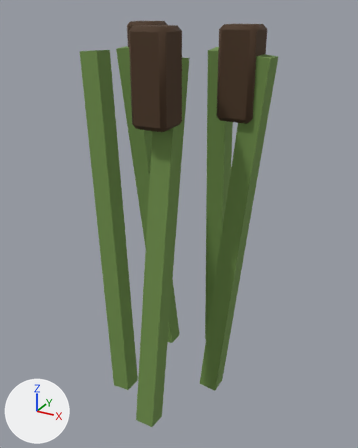
One commit to the glTF model assets/models/reeds.glb: the scene before it, then after it.
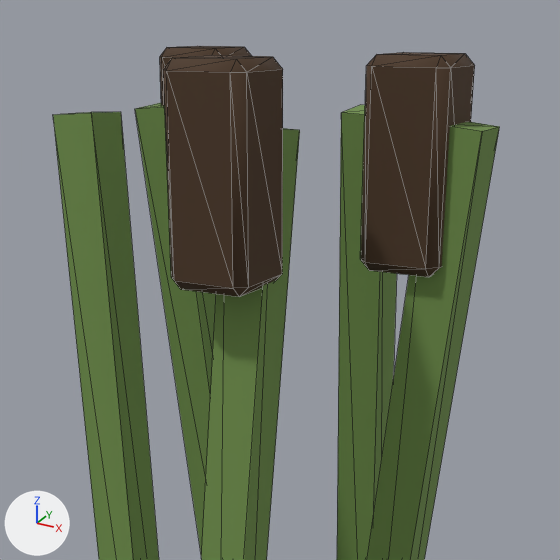
There are two pictures of each version: one whole from a camera (50 mm lens) standing at (0.354, -0.63, 0.601) and looking at (0.008, -0.002, 0.287), one close up on the part from 16% to 85% of the width and 0% to 56% of the height. Arrows for +X, +Y and +Z are at lower left; the lights stay in place. The older version's two pictures come first. The close-ups show mesh edges as thin lines. Vertices at exactly the same position are counted once.

Script lines for the objects in view, before the commit:
```python
me_reeds_reeds = bpy.data.meshes.new('reeds_reeds')
me_reeds_reeds.from_pydata(...)  # 112 vertices, 192 faces; spans x -0.121..0.144, y -0.138..0.137, z -0.006..0.58
# faces by material slot: [60, 132]
me_reeds_reeds.materials.append(mat_reed)  # green #6f8f4a
me_reeds_reeds.materials.append(mat_darkwood)  # brown #4a3420
ob_reeds = bpy.data.objects.new('reeds', me_reeds_reeds)
ob_reeds.location = (0.0, 0.0, 0.0)
```
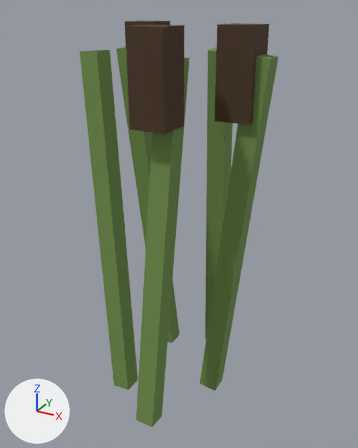
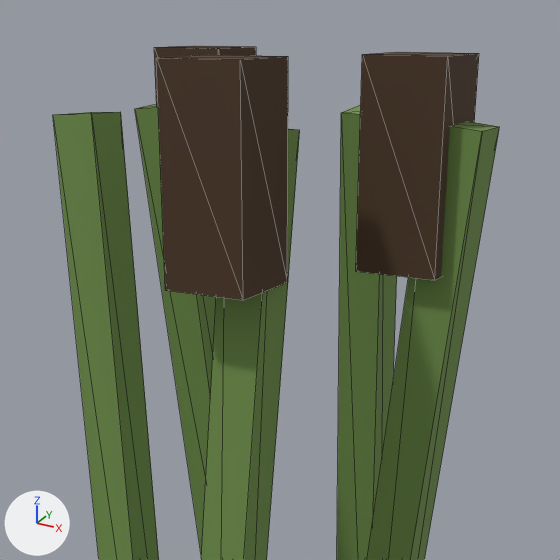
Where the change shows, as pixel boxes (x1, y1, x2, y2) in the close-ups (560 x 560 px):
part 1 of me_reeds_reeds, added (brown): after (356, 52, 479, 280)
part 2 of me_reeds_reeds, added (brown): after (154, 46, 256, 106)
part 3 of me_reeds_reeds, added (brown): after (156, 55, 288, 300)
part 4 of me_reeds_reeds, deleted (brown): before (160, 46, 251, 106)

Diff of the bpy script that builds the scene:
```diff
--- a/assets/models/reeds.glb.py
+++ b/assets/models/reeds.glb.py
@@ me_reeds_reeds @@
 # used by ob_reeds; location = (0.0, 0.0, 0.0)
-me_reeds_reeds.from_pydata(...)  # 112 vertices, 192 faces; spans x -0.121..0.144, y -0.138..0.137, z -0.006..0.58
+me_reeds_reeds.from_pydata(...)  # 64 vertices, 96 faces; spans x -0.121..0.144, y -0.138..0.137, z -0.006..0.58
+# me_reeds_reeds part 1: a new loose piece, a box spanning x 0.075..0.125, y -0.025..0.025, z 0.46..0.58, in mat_darkwood (brown #4a3420)
+# me_reeds_reeds part 2: a new loose piece, a box spanning x -0.105..-0.055, y 0.035..0.085, z 0.46..0.58, in mat_darkwood (brown #4a3420)
+# me_reeds_reeds part 3: a new loose piece, a box spanning x 0.003..0.053, y -0.121..-0.071, z 0.46..0.58, in mat_darkwood (brown #4a3420)
+# me_reeds_reeds part 4: the loose piece of 24 vertices spanning x -0.105..-0.055, y 0.035..0.085, z 0.46..0.58 is deleted
+# other edits to the shape of me_reeds_reeds do not show in these pictures
 me_reeds_reeds.materials.append(mat_reed)
```
